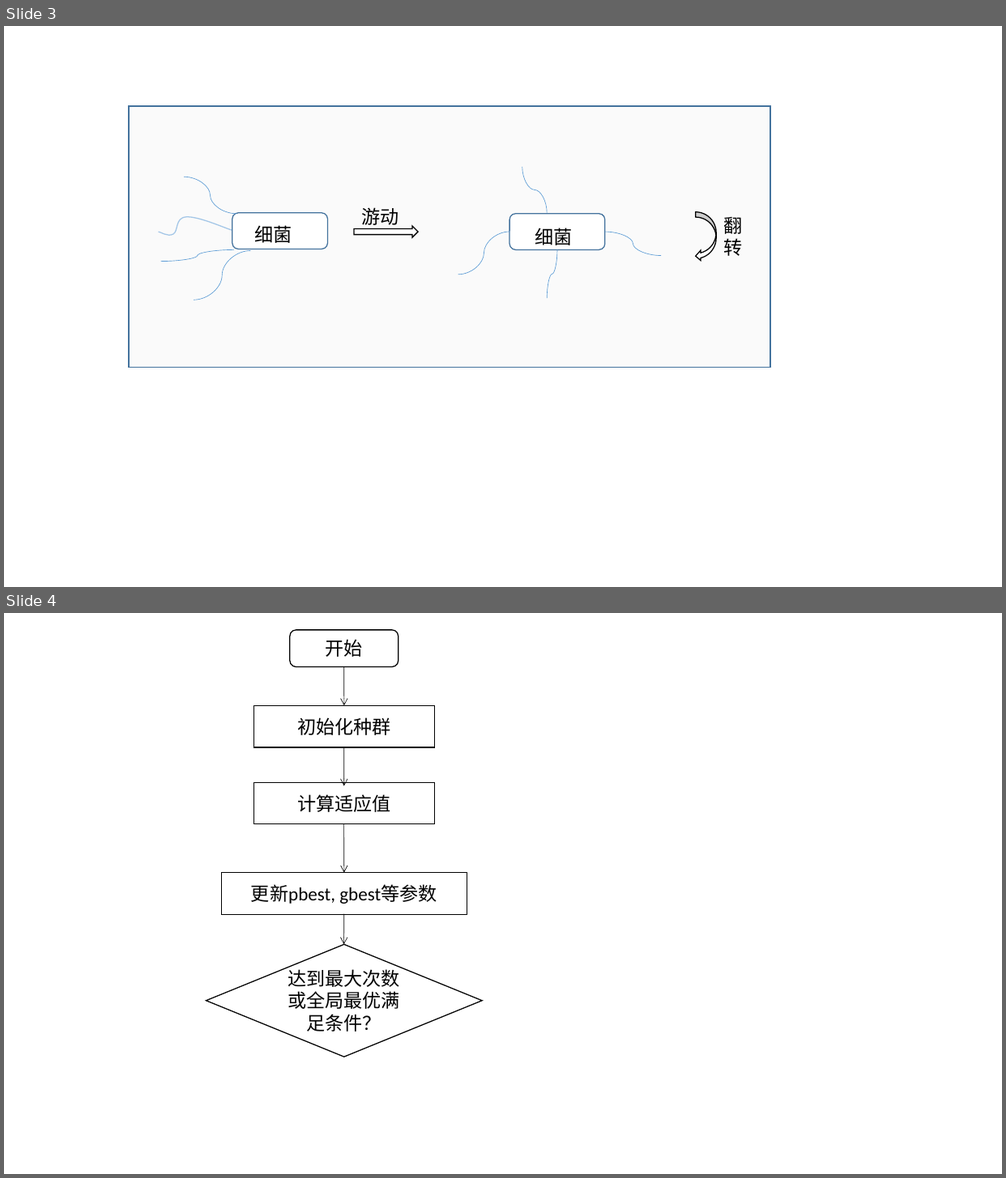
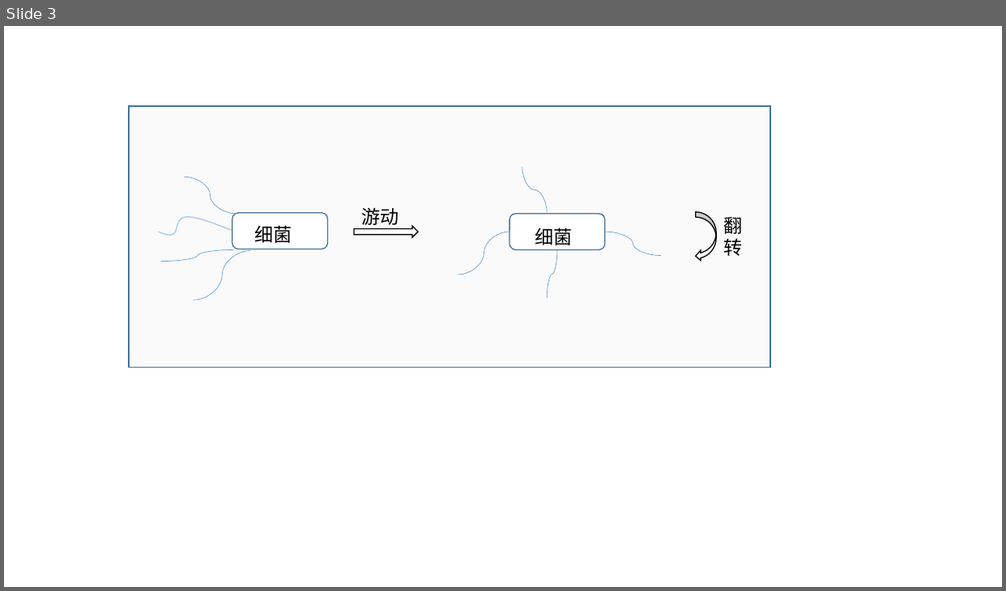
Before and after one commit to jiaobendaye/biye_paper, a slide deck: figures/huatu.pptx. Shown one above the other, each under a label of ours: slides 3 and 4 before the commit, slide 3 after it. The pictures are 1006x1178 and 1006x591 pixels, drawn with LibreOffice and Linux fonts; fonts in the diff are those of the drawing. Boxes give left, top, right and bottom in pixels: in the first picture for what was removed or moved away, otherwise in the second. Text is boxed around its words. In the diff, an @@ line names an element or a change of style, - is before the commit and + after.

```diff
--- a/figures/huatu.pptx
+++ b/figures/huatu.pptx
@@ slide 4 removed at (4,613,1002,1174), background #FFFFFF @@
@@ rounded rectangle removed at (290,630,398,667) @@
-开始
@@ arrow removed from (344, 667) to (344, 706) @@
@@ rectangle removed at (254,706,434,747) @@
-初始化种群
@@ arrow removed from (344, 747) to (344, 786) @@
@@ rectangle removed at (254,782,434,824) @@
-计算适应值
@@ arrow removed from (344, 824) to (344, 873) @@
@@ rectangle removed at (221,873,467,914) @@
-更新pbest, gbest等参数
@@ arrow removed from (344, 914) to (344, 944) @@
@@ diamond removed at (206,944,483,1057) @@
-达到最大次数或全局最优满足条件？
```
Also in this commit, not shown: 1 slide added, 18 other files.
